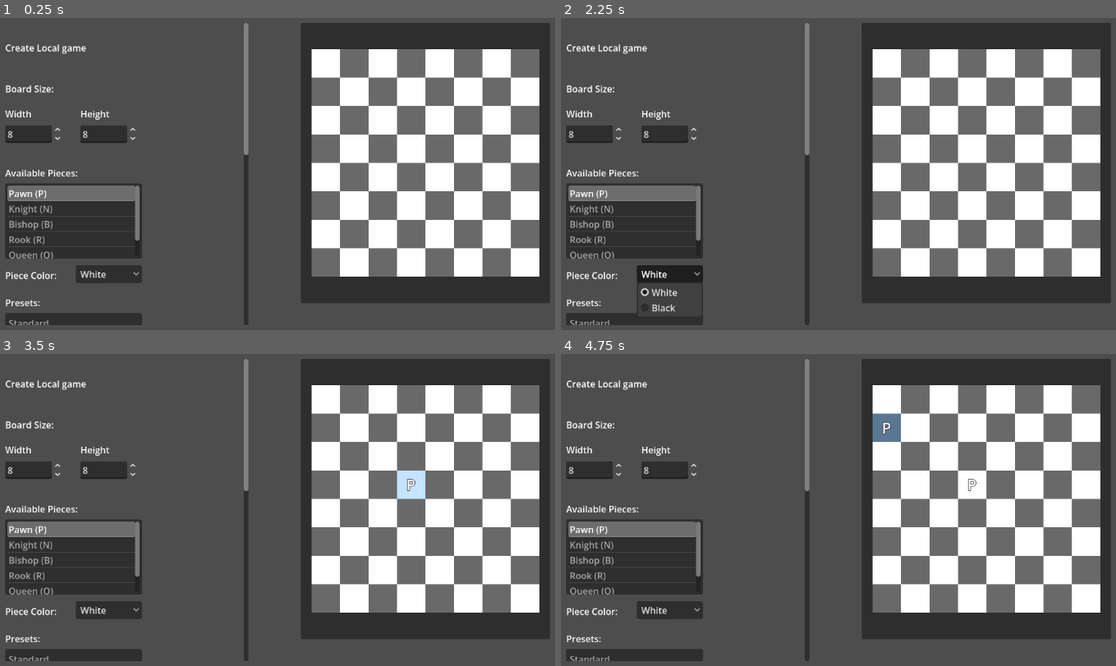
Above: before the commit, frames 1-4 (two rows, left to right).
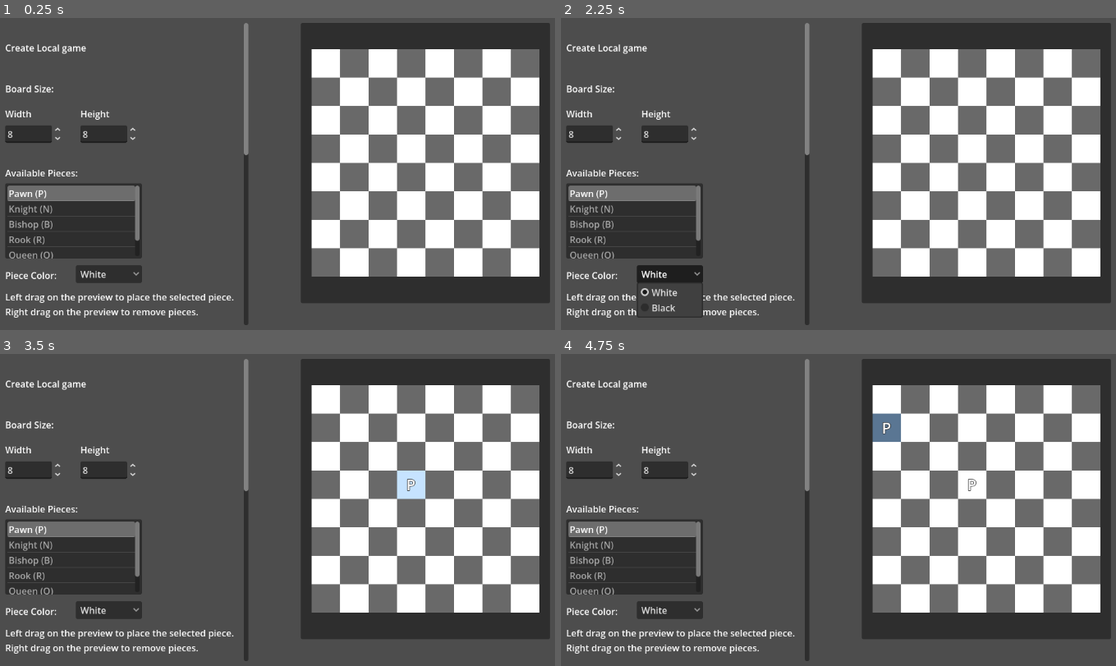
Above: after the commit, the same moments.

Repository: LeoHolman/chesslike
Game: Godot game, scene res://Scenes/LocalGameMenu.tscn
The game is run twice, just before and just after one commit, with the same random seed, the same clock (stepped at 60 frames per second) and the same inputs.
Inputs (mouse positions are in pixels of both pictures, inside the frame that each line leads up to):
- Up to frame 1 (0.25 s): no input
- Up to frame 2 (2.25 s): click "White" at 0.5 s; click "White" at 1.25 s; click "White" at 2 s
- Up to frame 3 (3.5 s): tap Enter at 2.75 s; move the mouse to (405, 481) at 2.77 s; click (405, 481) at 2.92 s
- Up to frame 4 (4.75 s): tap Space at 3.5 s; drag from (688, 516) to (788, 572) at 3.52 s; tap Enter at 4.25 s; move the mouse to (888, 416) at 4.27 s; click (888, 416) at 4.42 s

The runs differ from the first frame. In frame 1, 1.7% of the frame differs, in the area x 1-43%, y 88-99%; in frame 2, 1.3%; in frame 3, 1.7%; in frame 4, 1.7%.

Commit message:
fix: visual bug with instructions in menu

Diff:
--- a/Scenes/LocalGameMenu.tscn
+++ b/Scenes/LocalGameMenu.tscn
@@ -138,58 +138,58 @@
 [node name="PresetsTitle" type="Label" parent="OptionsScroll/OptionsContent" unique_id=1682492661]
 layout_mode = 0
 offset_left = 80.0
-offset_top = 480.0
+offset_top = 536.0
 offset_right = 160.0
-offset_bottom = 503.0
+offset_bottom = 559.0
 text = "Presets:"
 
 [node name="PresetList" type="ItemList" parent="OptionsScroll/OptionsContent" unique_id=368897934]
 layout_mode = 0
 offset_left = 80.0
-offset_top = 510.0
-offset_right = 320.0
-offset_bottom = 582.0
+offset_top = 566.0
+offset_right = 320.0
+offset_bottom = 638.0
 allow_reselect = true
 select_mode = 0
 
 [node name="PresetNameInput" type="LineEdit" parent="OptionsScroll/OptionsContent" unique_id=401295345]
 layout_mode = 0
 offset_left = 80.0
-offset_top = 596.0
-offset_right = 320.0
-offset_bottom = 627.0
+offset_top = 652.0
+offset_right = 320.0
+offset_bottom = 683.0
 placeholder_text = "Preset name"
 
 [node name="SavePresetButton" type="Button" parent="OptionsScroll/OptionsContent" unique_id=1597262916]
 layout_mode = 0
 offset_left = 80.0
-offset_top = 640.0
+offset_top = 696.0
 offset_right = 188.0
-offset_bottom = 671.0
+offset_bottom = 727.0
 text = "Save as Preset"
 
 [node name="DeletePresetButton" type="Button" parent="OptionsScroll/OptionsContent" unique_id=507035235]
 layout_mode = 0
 offset_left = 204.0
-offset_top = 640.0
-offset_right = 320.0
-offset_bottom = 671.0
+offset_top = 696.0
+offset_right = 320.0
+offset_bottom = 727.0
 text = "Delete Preset"
 
 [node name="SpecialRulesTitle" type="Label" parent="OptionsScroll/OptionsContent" unique_id=1495340919]
 layout_mode = 0
 offset_left = 80.0
-offset_top = 692.0
+offset_top = 748.0
 offset_right = 220.0
-offset_bottom = 715.0
+offset_bottom = 771.0
 text = "Special Rules:"
 
 [node name="CastlingCheckBox" type="CheckBox" parent="OptionsScroll/OptionsContent" unique_id=402744194]
 layout_mode = 0
 offset_left = 80.0
-offset_top = 722.0
+offset_top = 778.0
 offset_right = 240.0
-offset_bottom = 746.0
+offset_bottom = 802.0
 text = "Enable Castling"
 button_pressed = true
 
@@ -197,18 +197,18 @@
 visible = false
 layout_mode = 0
 offset_left = 104.0
-offset_top = 748.0
+offset_top = 804.0
 offset_right = 426.0
-offset_bottom = 778.0
+offset_bottom = 834.0
 color = Color(0.08, 0.08, 0.08, 0.9)
 
 [node name="CastlingSupportHint" type="Label" parent="OptionsScroll/OptionsContent" unique_id=467469973]
 visible = false
 layout_mode = 0
 offset_left = 112.0
-offset_top = 752.0
+offset_top = 808.0
 offset_right = 420.0
-offset_bottom = 776.0
+offset_bottom = 832.0
 theme_override_colors/font_color = Color(1, 0.85, 0.85, 1)
 theme_override_font_sizes/font_size = 14
 text = "Castling requires white/black king and rook."
@@ -216,67 +216,67 @@
 [node name="EnPassantCheckBox" type="CheckBox" parent="OptionsScroll/OptionsContent" unique_id=1615460277]
 layout_mode = 0
 offset_left = 80.0
-offset_top = 790.0
+offset_top = 846.0
 offset_right = 260.0
-offset_bottom = 814.0
+offset_bottom = 870.0
 text = "Enable En Passant"
 button_pressed = true
 
 [node name="PromotionCheckBox" type="CheckBox" parent="OptionsScroll/OptionsContent" unique_id=1333748385]
 layout_mode = 0
 offset_left = 80.0
-offset_top = 824.0
+offset_top = 880.0
 offset_right = 260.0
-offset_bottom = 848.0
+offset_bottom = 904.0
 text = "Enable Promotion"
 button_pressed = true
 
 [node name="PromotionPiecesTitle" type="Label" parent="OptionsScroll/OptionsContent" unique_id=1858177657]
 layout_mode = 0
 offset_left = 80.0
-offset_top = 866.0
+offset_top = 922.0
 offset_right = 280.0
-offset_bottom = 889.0
+offset_bottom = 945.0
 text = "Promotion Pieces:"
 
 [node name="PromotionPiecesList" type="VBoxContainer" parent="OptionsScroll/OptionsContent" unique_id=57243385]
 layout_mode = 0
 offset_left = 80.0
-offset_top = 894.0
-offset_right = 320.0
-offset_bottom = 1048.0
+offset_top = 950.0
+offset_right = 320.0
+offset_bottom = 1104.0
 theme_override_constants/separation = 4
 
 [node name="PreviewInstructions" type="Label" parent="OptionsScroll/OptionsContent" unique_id=1873652165]
 layout_mode = 0
 offset_left = 80.0
-offset_top = 1064.0
+offset_top = 470.0
 offset_right = 384.0
-offset_bottom = 1110.0
+offset_bottom = 516.0
 text = "Left drag on the preview to place the selected piece.\nRight drag on the preview to remove pieces."
 
 [node name="ClearBoardButton" type="Button" parent="OptionsScroll/OptionsContent" unique_id=71584107]
 layout_mode = 0
 offset_left = 80.0
-offset_top = 1140.0
+offset_top = 1120.0
 offset_right = 188.0
-offset_bottom = 1171.0
+offset_bottom = 1151.0
 text = "Clear Board"
 
 [node name="ResetSetupButton" type="Button" parent="OptionsScroll/OptionsContent" unique_id=208044863]
 layout_mode = 0
 offset_left = 204.0
-offset_top = 1140.0
-offset_right = 320.0
-offset_bottom = 1171.0
+offset_top = 1120.0
+offset_right = 320.0
+offset_bottom = 1151.0
 text = "Reset Setup"
 
 [node name="StartGameButton" type="Button" parent="OptionsScroll/OptionsContent" unique_id=40242828]
 layout_mode = 0
 offset_left = 204.0
-offset_top = 1190.0
-offset_right = 320.0
-offset_bottom = 1221.0
+offset_top = 1170.0
+offset_right = 320.0
+offset_bottom = 1201.0
 text = "Start Game\n"
 
 [connection signal="pressed" from="OptionsScroll/OptionsContent/SavePresetButton" to="." method="_on_save_preset_button_pressed"]
